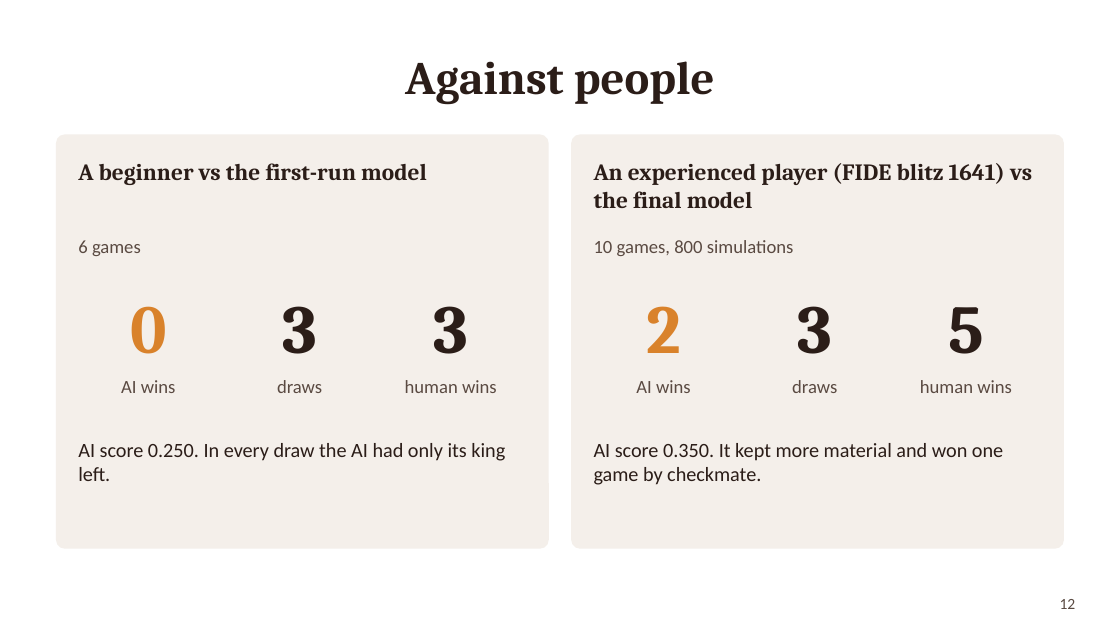
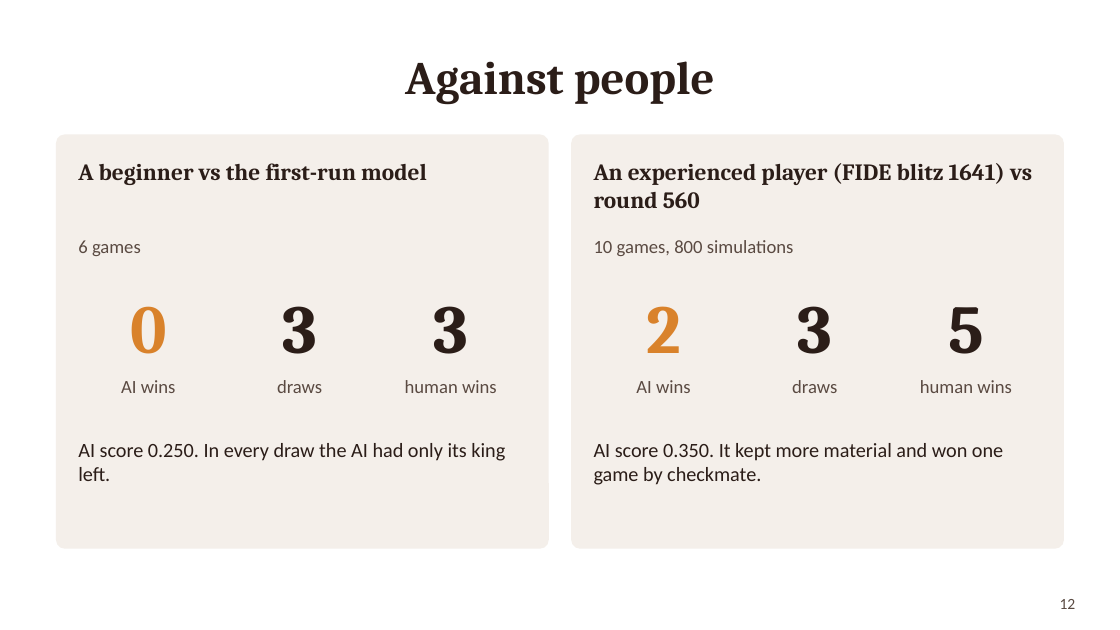
Before and after one commit to f20241463-cmd/CS-F407-chaturanga, a slide deck: slide 12 of report/ChaturangZero_Slides.pptx. Drawn at 1120x630 pixels with LibreOffice and Linux fonts; fonts in the diff are those of the drawing. Boxes give left, top, right and bottom in pixels: in the first picture for what was removed or moved away, otherwise in the second. Text is boxed around its words. In the diff, an @@ line names an element or a change of style, - is before the commit and + after.

```diff
--- a/report/ChaturangZero_Slides.pptx
+++ b/report/ChaturangZero_Slides.pptx
@@ text at bbox=[594, 163, 1032, 208]: text changed @@
-An experienced player (FIDE blitz 1641) vs the final model
+An experienced player (FIDE blitz 1641) vs round 560
```
Also in this commit, not shown: 6 other slides changed, 18 other files.
